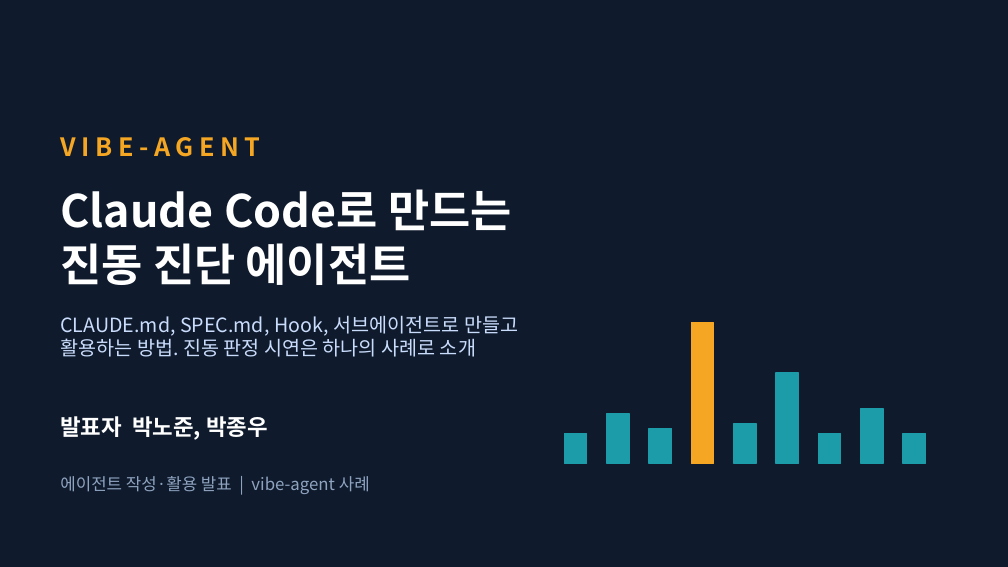
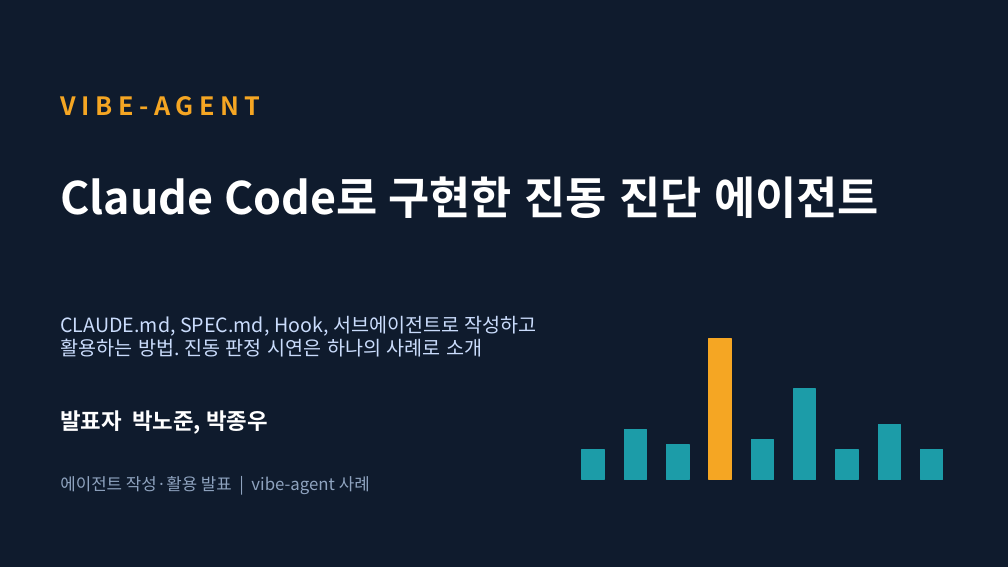
Before and after one commit to njpark22-eng/test, a slide deck: slide 1 of vibe-agent-demo-1.pptx. Drawn at 1008x567 pixels with LibreOffice and Linux fonts; fonts in the diff are those of the drawing. Boxes give left, top, right and bottom in pixels: in the first picture for what was removed or moved away, otherwise in the second. Text is boxed around its words. In the diff, an @@ line names an element or a change of style, - is before the commit and + after.

```diff
--- a/vibe-agent-demo-1.pptx
+++ b/vibe-agent-demo-1.pptx
@@ text "VIBE-AGENT" moved from (x1=60, y1=137, x2=260, y2=157) to (x1=60, y1=96, x2=260, y2=116) @@
@@ text at (x1=60, y1=176, x2=879, y2=218): text changed @@
-Claude Code로 만드는
-진동 진단 에이전트
+Claude Code로 구현한 진동 진단 에이전트
@@ text at (x1=60, y1=315, x2=536, y2=357): text changed @@
-CLAUDE.md, SPEC.md, Hook, 서브에이전트로 만들고 활용하는 방법. 진동 판정 시연은 하나의 사례로 소개
+CLAUDE.md, SPEC.md, Hook, 서브에이전트로 작성하고 활용하는 방법. 진동 판정 시연은 하나의 사례로 소개
@@ text "발표자 박노준, 박종우" moved from (x1=60, y1=416, x2=268, y2=440) to (x1=60, y1=410, x2=268, y2=434) @@
@@ 6 rectangles moved together from (x1=607, y1=373, x2=925, y2=464) to (x1=624, y1=389, x2=942, y2=480) @@
@@ 3 rectangles moved together from (x1=564, y1=323, x2=841, y2=464) to (x1=582, y1=339, x2=858, y2=480) @@
```
Also in this commit, not shown: 10 other slides changed, 1 slide added.
